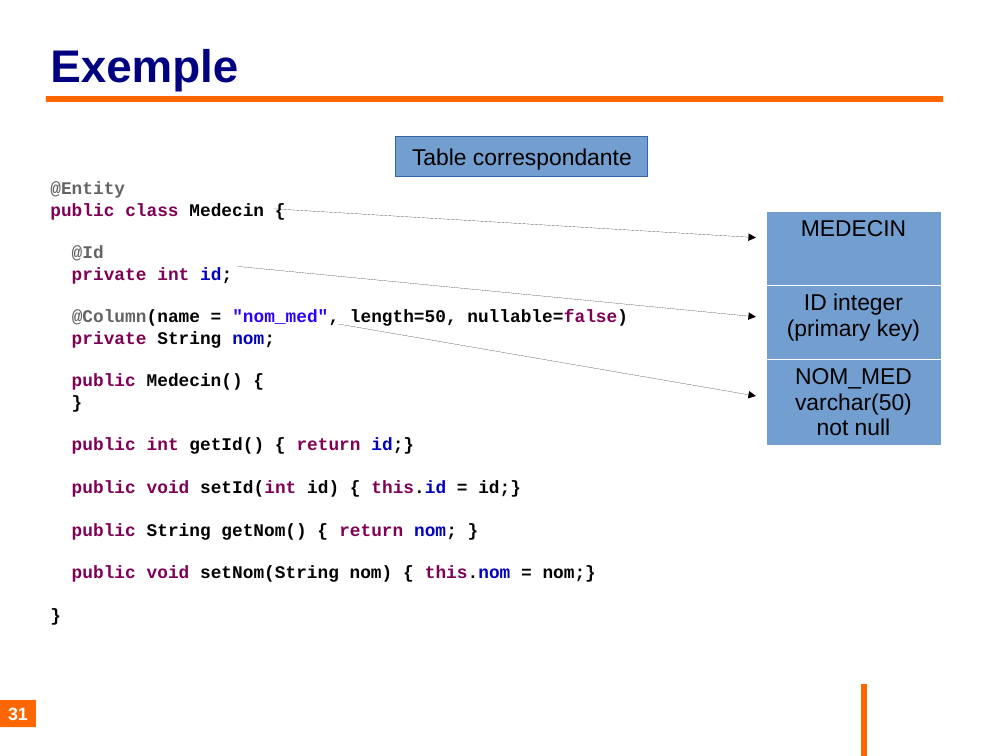
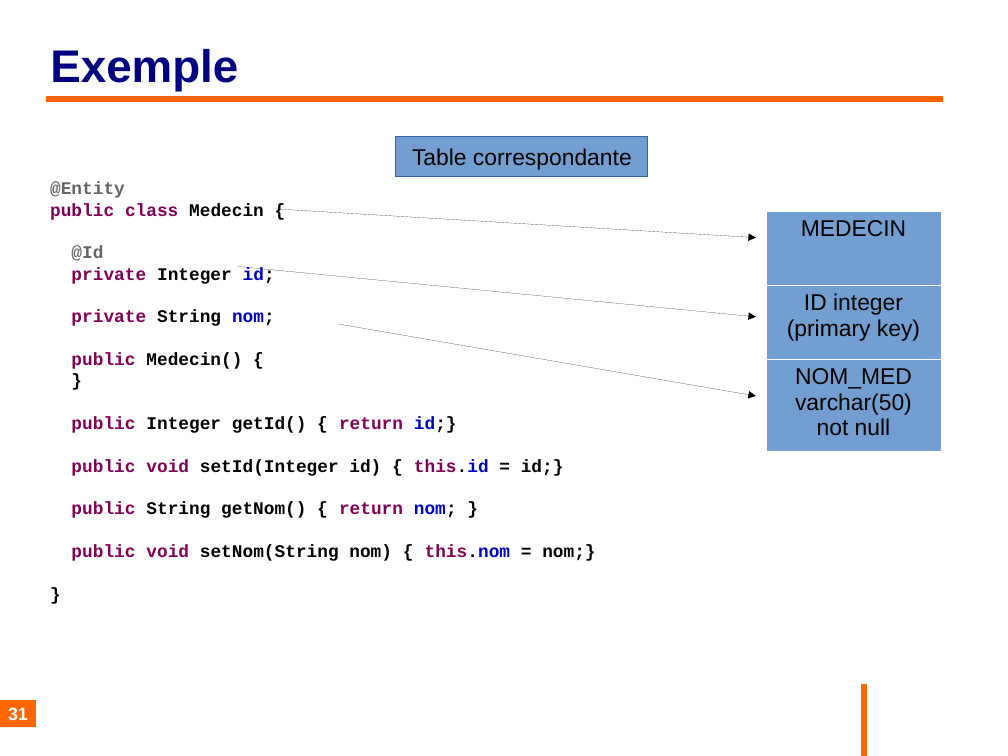
Before and after one commit to philphils/formation-hibernate-basique, a slide deck: slide 31 of Documentation/diapo_formation_hibernate.odp. Drawn at 1008x756 pixels with LibreOffice and Linux fonts; fonts in the diff are those of the drawing; background and template pictures are left out. Boxes give left, top, right and bottom in pixels: in the first picture for what was removed or moved away, otherwise in the second. Text is boxed around its words. In the diff, an @@ line names an element or a change of style, - is before the commit and + after.

Commit message:
Remplacement int par Integer

```diff
--- a/Documentation/diapo_formation_hibernate.odp
+++ b/Documentation/diapo_formation_hibernate.odp
@@ text at [71, 267, 275, 284]: text changed @@
-private int id;
-@Column(name = "nom_med", length=50, nullable=false)
+private Integer id;
@@ text at [71, 417, 564, 476]: text changed; text colour #7F0055 to #000000 @@
-public int getId() { return id;}
-public void setId(int id) { this.id = id;}
+public Integer getId() { return id;}
+public void setId(Integer id) { this.id = id;}
```
Also in this commit, not shown: 6 other slides changed.
